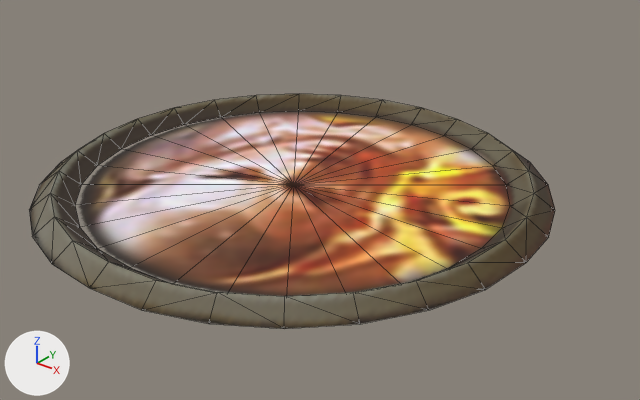
One commit to the FBX model Client/Assets/Res/Model/zhanchang/yingxiong_zhanchang.FBX: the scene before it, then after it.
One viewpoint serves both versions: a camera (50 mm lens) standing at (1.652, -1.94, 1.176) and looking at (0.099, 0.002, -0.028). The lights are fixed; the arrows at lower left show +X, +Y and +Z. Mesh edges are drawn as thin lines. Where no turn or scale is listed for an object, it has been applied to the vertices.

Script lines for the objects in view, before the commit:
```python
me_mesh = bpy.data.meshes.new('Mesh')
me_mesh.from_pydata(...)  # 84 vertices, 168 faces; spans x -0.8..0.8, y -0.8..0.79, z 0.0..0.05
me_mesh.materials.append(mat_yingxiong_zhanchang)  # picture img_yingxiong_zhanchang_tga
me_mesh_001 = bpy.data.meshes.new('Mesh.001')
me_mesh_001.from_pydata(...)  # 29 vertices, 28 faces; spans x -0.668..0.668, y -0.672..0.662, z 0.0
me_mesh_001.materials.append(mat_yingxiongtu_zhanchang)  # picture img_yingxiongtu_zhanchang_tga
ob_yingxiong_zhanchang = bpy.data.objects.new('yingxiong_zhanchang', me_mesh)
ob_yingxiong_zhanchang.location = (0.0, 0.0, 0.0)
ob_yingxiongtu_zhanchang = bpy.data.objects.new('yingxiongtu_zhanchang', me_mesh_001)
ob_yingxiongtu_zhanchang.location = (0.0, 0.0, 0.0)
```
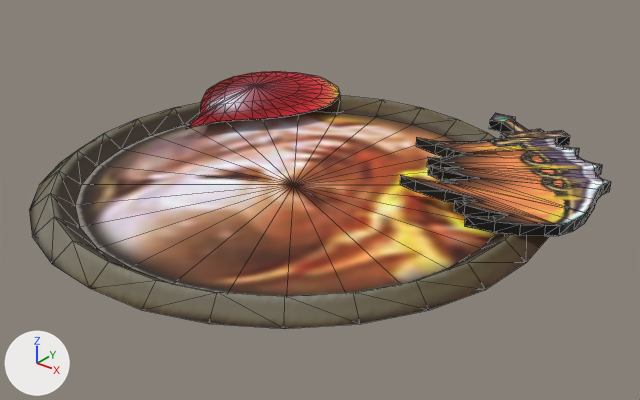
Edits to the bpy script that builds the scene:
```text
Add img_gongji_kapai_tga:
    img_gongji_kapai_tga = load_image('gongji_kapai.tga', '_unpacked/gongji_kapai.tga', 256, 256, 'sRGB')
Add img_xue_kapai_tga:
    img_xue_kapai_tga = load_image('xue_kapai.tga', '_unpacked/xue_kapai.tga', 128, 256, 'sRGB')
Add mat_gongji_kapai:
    mat_gongji_kapai = principled_material('gongji_kapai')
    mat_gongji_kapai.texture = img_gongji_kapai_tga  # with its transparency
    mat_gongji_kapai.roughness = 0.859
Add mat_xue_kapai:
    mat_xue_kapai = principled_material('xue_kapai')
    mat_xue_kapai.texture = img_xue_kapai_tga  # with its transparency
    mat_xue_kapai.roughness = 0.859
Add me_mesh_002:
    me_mesh_002.from_pydata(...)  # 162 vertices, 320 faces; spans x -0.345..0.329, y -0.387..0.395, z -0.032..0.0
    me_mesh_002.materials.append(mat_gongji_kapai)  # picture img_gongji_kapai_tga
Add me_mesh_003:
    me_mesh_003.from_pydata(...)  # 94 vertices, 184 faces; spans x -0.262..0.258, y -0.375..0.375, z 0.0..0.063
    me_mesh_003.materials.append(mat_xue_kapai)  # picture img_xue_kapai_tga
Add ob_gongji_kapai:
    ob_gongji_kapai = bpy.data.objects.new('gongji_kapai', me_mesh_002)
    ob_gongji_kapai.location = (0.528, 0.395, 0.075)
Add ob_xue_kapai:
    ob_xue_kapai = bpy.data.objects.new('xue_kapai', me_mesh_003)
    ob_xue_kapai.location = (-0.543, 0.409, 0.046)
```

Location of each change, [x1, y1, x2, y2] in pixels of the pictures (640 x 400 px):
'gongji_kapai', added: after [400, 113, 611, 236]
'xue_kapai', added (red): after [186, 71, 340, 129]
